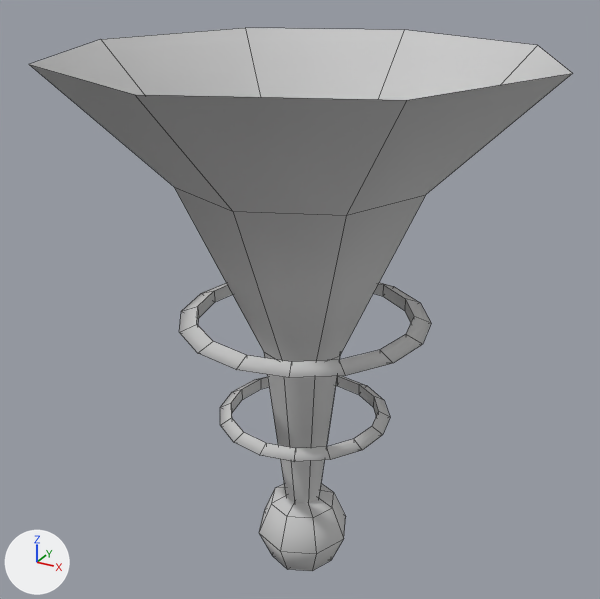
What one commit did to the FBX model Assets/Models/Floater.fbx.
One viewpoint serves both versions: a 50 mm lens placed at (5.84, -10.74, 6.09), pointed at (-0.18, 0.21, 0.62). Every picture has the same lights, and +X, +Y and +Z are marked at lower left. Mesh edges are drawn as thin lines. Where no turn or scale is listed for an object, it has been applied to the vertices.

Objects in the first picture: 'Floater'.
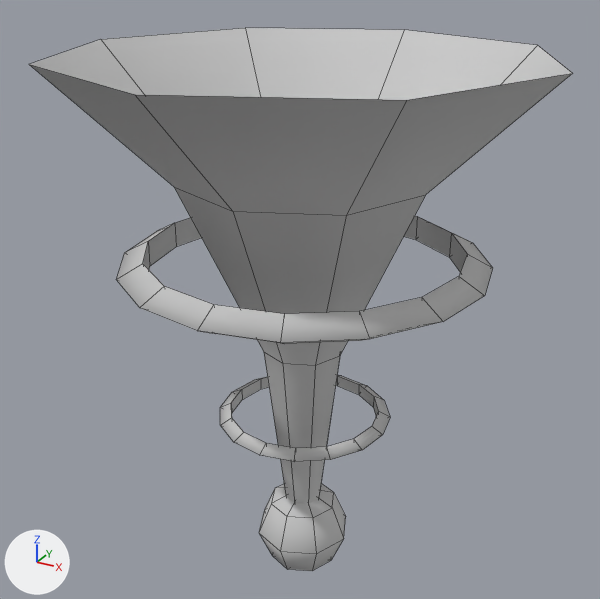
Scene script edits in JSON lines:
```json
{"block": "me_mesh", "where": "me_mesh.from_pydata(...)  # 154 vertices, 152 faces; spans x -3.74..3.74, y -3.74..3.74, z -4.54..4.54"}
{"block": "me_mesh", "where": "# used by ob_floater; location = (0.0, 0.0, 0.0)"}
{"block": "me_mesh", "change": "me_mesh part 1: the loose piece of 48 vertices spanning x -2.04..2.03, y -1.99..2.08, z 0.3..0.52 is scaled about its middle by (1.43, 1.43, 2), then moved by (0.0, 0.0, 0.99)"}
```

Pixel boxes [x1, y1, x2, y2] of what changed, in the pictures (600 x 599 px; the box of a moved part takes in the faces that stretch with it):
```json
{"part": 1, "of": "me_mesh", "change": "moved or reshaped", "before": [179, 282, 431, 378], "after": [117, 216, 493, 344]}
```
